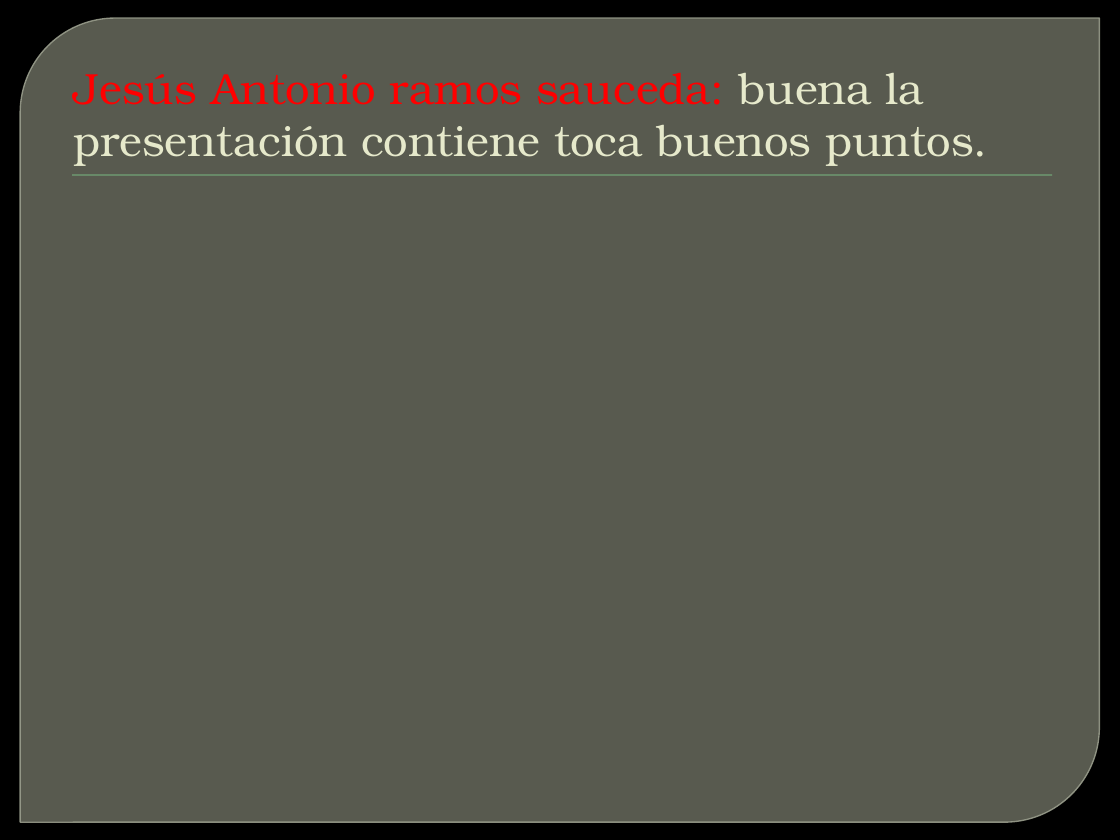
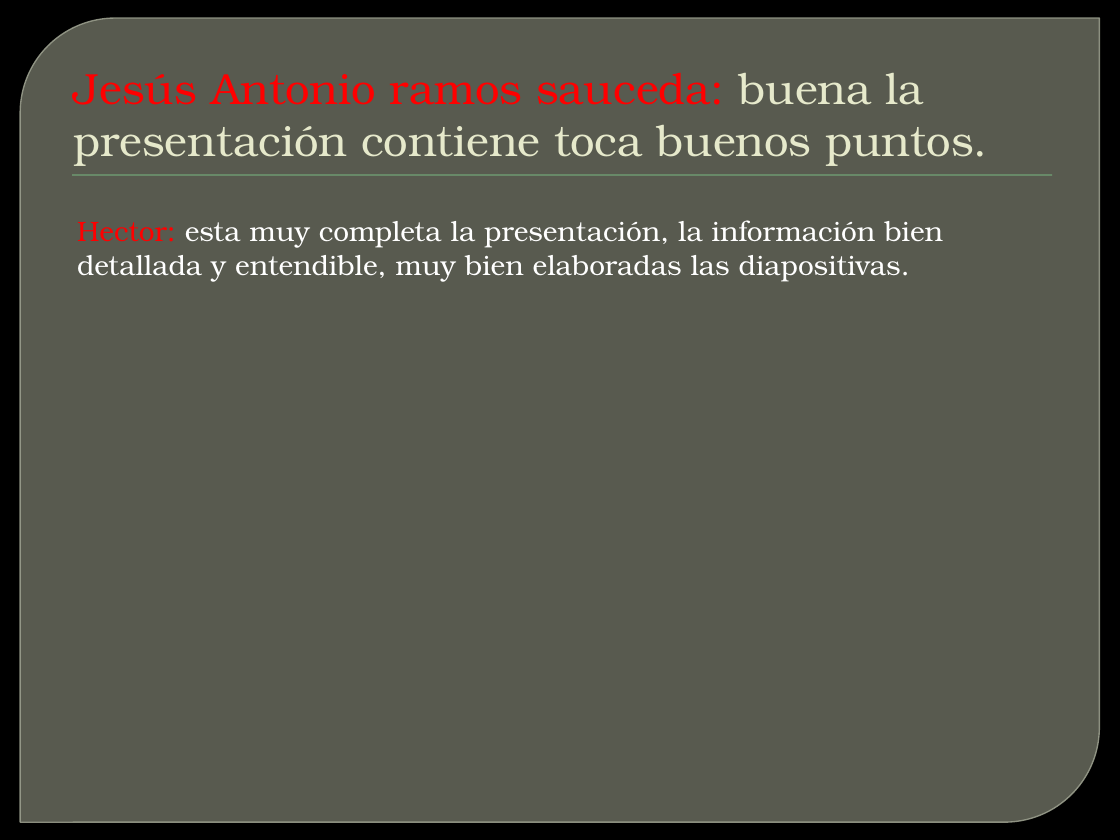
Before and after one commit to lc850/auditoria, a slide deck: slide 11 of Planeacion.pptx. Drawn at 1120x840 pixels with LibreOffice and Linux fonts; fonts in the diff are those of the drawing; background and template pictures are left out. Boxes give left, top, right and bottom in pixels: in the first picture for what was removed or moved away, otherwise in the second. Text is boxed around its words. In the diff, an @@ line names an element or a change of style, - is before the commit and + after.

Commit message:
hector

```diff
--- a/Planeacion.pptx
+++ b/Planeacion.pptx
@@ text added at bbox=[77, 220, 943, 281], 18 pt, text #FFFFFF @@
+Hector: esta muy completa la presentación, la información bien detallada y entendible, muy bien elaboradas las diapositivas.
```
